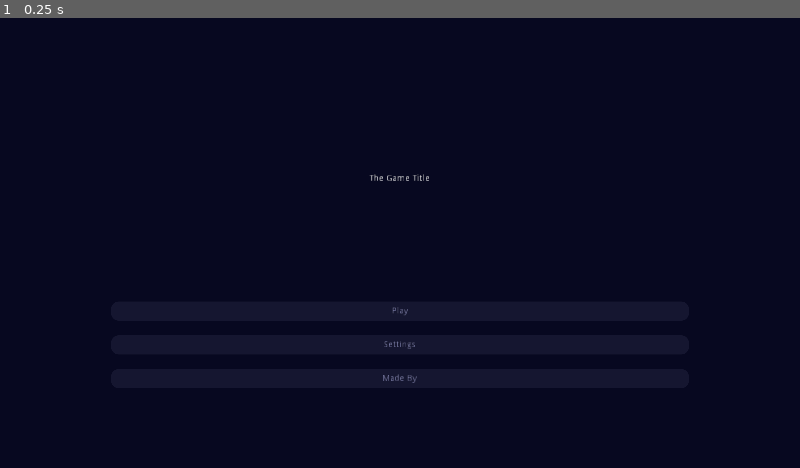
Above: before the commit, frame 1.
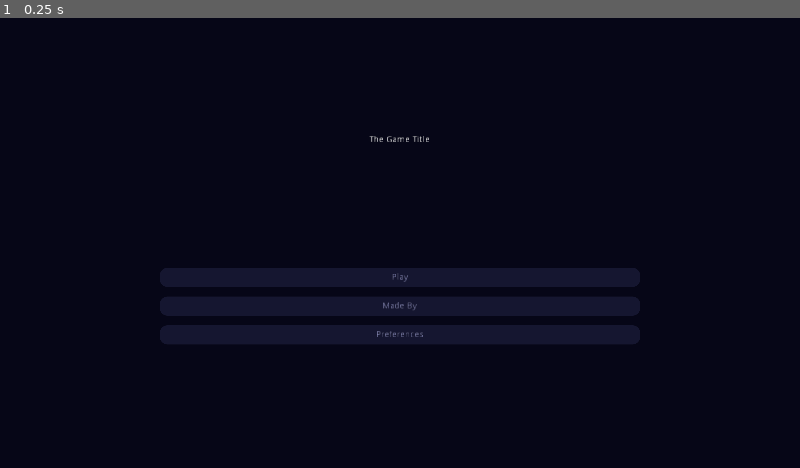
Above: after the commit, the same moment.

Repository: game-jam-it/game-off-jam
Game: Godot game, scene res://prototype/scenes/MainScene.tscn
The game is run twice, just before and just after one commit, with the same random seed, the same clock (stepped at 60 frames per second) and the same inputs.
Inputs:
- Up to frame 1 (0.25 s): no input

The runs differ from the first frame. In frame 1, 6.1% of the frame differs, in the area x 13-87%, y 26-83%.

Commit message:
prototype tweak gui scene

Diff:
--- a/prototype/assets/themes/base-theme/BaseTheme.tres
+++ b/prototype/assets/themes/base-theme/BaseTheme.tres
@@ -11,8 +11,9 @@
 [resource]
 Button/colors/font_color = Color( 0.544998, 0.552243, 0.730469, 1 )
 Button/colors/font_color_disabled = Color( 0.294118, 0.298039, 0.4, 1 )
+Button/colors/font_color_focus = Color( 0.544998, 0.552243, 0.730469, 1 )
 Button/colors/font_color_hover = Color( 0.956863, 0.968627, 0.980392, 1 )
-Button/colors/font_color_pressed = Color( 0.956863, 0.968627, 0.980392, 1 )
+Button/colors/font_color_pressed = Color( 0.544998, 0.552243, 0.730469, 1 )
 Button/constants/hseparation = 8
 Button/fonts/font = null
 Button/styles/disabled = ExtResource( 4 )
@@ -20,7 +21,8 @@
 Button/styles/hover = ExtResource( 1 )
 Button/styles/normal = ExtResource( 4 )
 Button/styles/pressed = ExtResource( 3 )
-CheckButton/colors/font_color_hover_pressed = Color( 0.544998, 0.552243, 0.730469, 1 )
+CheckButton/colors/font_color_hover = Color( 0.956863, 0.968627, 0.980392, 1 )
+CheckButton/colors/font_color_hover_pressed = Color( 0.956863, 0.968627, 0.980392, 1 )
 CheckButton/styles/disabled = ExtResource( 5 )
 CheckButton/styles/focus = ExtResource( 5 )
 CheckButton/styles/hover = ExtResource( 5 )
--- a/prototype/assets/themes/base-theme/style-boxes/button-pressed-sb.tres
+++ b/prototype/assets/themes/base-theme/style-boxes/button-pressed-sb.tres
@@ -11,5 +11,5 @@
 corner_radius_bottom_right = 16
 corner_radius_bottom_left = 16
 corner_detail = 12
-shadow_color = Color( 0.184314, 0.188235, 0.290196, 1 )
+shadow_color = Color( 0.00392157, 0.00784314, 0.0431373, 1 )
 shadow_size = 4
--- a/prototype/assets/themes/base-theme/style-boxes/panel-bg-sb.tres
+++ b/prototype/assets/themes/base-theme/style-boxes/panel-bg-sb.tres
@@ -5,4 +5,4 @@
 content_margin_right = 8.0
 content_margin_top = 8.0
 content_margin_bottom = 8.0
-bg_color = Color( 0.0862745, 0.0901961, 0.192157, 1 )
+bg_color = Color( 0.027451, 0.027451, 0.0941176, 1 )
--- a/prototype/scenes/GuiScene.tscn
+++ b/prototype/scenes/GuiScene.tscn
@@ -10,7 +10,7 @@
 [node name="ColorRect" type="ColorRect" parent="."]
 margin_right = 1280.0
 margin_bottom = 720.0
-color = Color( 0.0313726, 0.0352941, 0.129412, 1 )
+color = Color( 0.027451, 0.027451, 0.0941176, 1 )
 
 [node name="MarginContainer" type="MarginContainer" parent="."]
 margin_right = 1280.0
@@ -28,65 +28,43 @@
 
 [node name="Label - Title" type="Label" parent="MarginContainer/VBoxContainer"]
 margin_right = 1024.0
-margin_bottom = 386.0
+margin_bottom = 262.0
 size_flags_horizontal = 3
 size_flags_vertical = 3
 text = "The Game Title"
 align = 1
 valign = 1
 
-[node name="VBoxContainer" type="VBoxContainer" parent="MarginContainer/VBoxContainer"]
-margin_top = 390.0
+[node name="MarginContainer" type="MarginContainer" parent="MarginContainer/VBoxContainer"]
+margin_top = 266.0
 margin_right = 1024.0
 margin_bottom = 528.0
-custom_constants/separation = 24
-
-[node name="MarginContainer" type="MarginContainer" parent="MarginContainer/VBoxContainer/VBoxContainer"]
-margin_right = 1024.0
-margin_bottom = 30.0
 size_flags_horizontal = 3
 size_flags_vertical = 3
-custom_constants/margin_right = 50
-custom_constants/margin_left = 50
+custom_constants/margin_right = 128
+custom_constants/margin_left = 128
 
-[node name="Button" type="Button" parent="MarginContainer/VBoxContainer/VBoxContainer/MarginContainer"]
-margin_left = 50.0
-margin_right = 974.0
-margin_bottom = 30.0
-size_flags_horizontal = 3
-size_flags_vertical = 3
+[node name="VBoxContainer" type="VBoxContainer" parent="MarginContainer/VBoxContainer/MarginContainer"]
+margin_left = 128.0
+margin_right = 896.0
+margin_bottom = 262.0
+custom_constants/separation = 16
+alignment = 1
+
+[node name="Button - Play" type="Button" parent="MarginContainer/VBoxContainer/MarginContainer/VBoxContainer"]
+margin_top = 70.0
+margin_right = 768.0
+margin_bottom = 100.0
 text = "Play"
 
-[node name="MarginContainer2" type="MarginContainer" parent="MarginContainer/VBoxContainer/VBoxContainer"]
-margin_top = 54.0
-margin_right = 1024.0
-margin_bottom = 84.0
-size_flags_horizontal = 3
-size_flags_vertical = 3
-custom_constants/margin_right = 50
-custom_constants/margin_left = 50
+[node name="Button - MadeBy" type="Button" parent="MarginContainer/VBoxContainer/MarginContainer/VBoxContainer"]
+margin_top = 116.0
+margin_right = 768.0
+margin_bottom = 146.0
+text = "Made By"
 
-[node name="Button" type="Button" parent="MarginContainer/VBoxContainer/VBoxContainer/MarginContainer2"]
-margin_left = 50.0
-margin_right = 974.0
-margin_bottom = 30.0
-size_flags_horizontal = 3
-size_flags_vertical = 3
-text = "Settings"
-
-[node name="MarginContainer3" type="MarginContainer" parent="MarginContainer/VBoxContainer/VBoxContainer"]
-margin_top = 108.0
-margin_right = 1024.0
-margin_bottom = 138.0
-size_flags_horizontal = 3
-size_flags_vertical = 3
-custom_constants/margin_right = 50
-custom_constants/margin_left = 50
-
-[node name="Button" type="Button" parent="MarginContainer/VBoxContainer/VBoxContainer/MarginContainer3"]
-margin_left = 50.0
-margin_right = 974.0
-margin_bottom = 30.0
-size_flags_horizontal = 3
-size_flags_vertical = 3
-text = "Made By"
+[node name="Button - Preferences" type="Button" parent="MarginContainer/VBoxContainer/MarginContainer/VBoxContainer"]
+margin_top = 162.0
+margin_right = 768.0
+margin_bottom = 192.0
+text = "Preferences"
